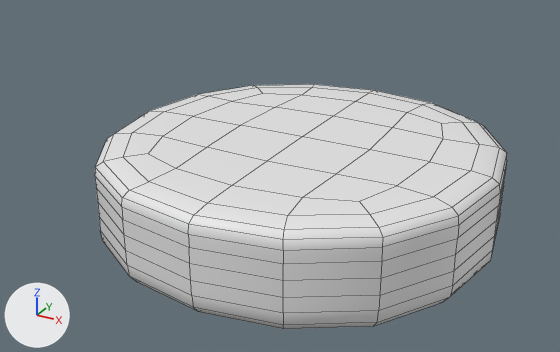
The Blender file 23-custom-models-with-blender/hamburger.blend, before and after one commit.
The view is the same before and after, from a 50 mm camera at (7.52, -14.73, 8.86) aimed at (-0.27, -0.57, 1.78). The lights are fixed; the arrows at lower left show +X, +Y and +Z. Mesh edges are drawn as thin lines.
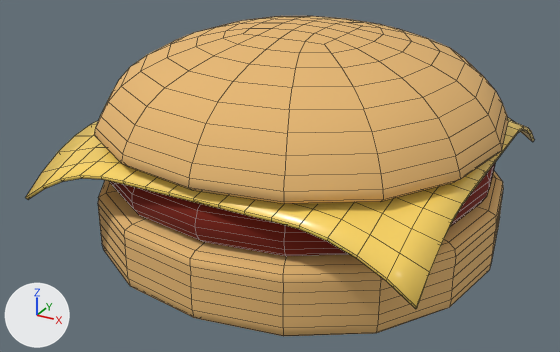
Patch to the scene script:
```diff
--- a/23-custom-models-with-blender/hamburger.blend.py
+++ b/23-custom-models-with-blender/hamburger.blend.py
@@ mat_bunmaterial @@
+mat_bunmaterial = principled_material('bunMaterial')
+mat_bunmaterial.base_color = (0.806, 0.485, 0.175)  # orange #e8b974
+mat_bunmaterial.roughness = 1.0
@@ mat_material_001 @@
+mat_material_001 = principled_material('Material.001')
+mat_material_001.base_color = (1.0, 0.688, 0.127)  # yellow #ffd864
+mat_material_001.roughness = 0.26
@@ mat_meatmaterial @@
+mat_meatmaterial = principled_material('meatMaterial')
+mat_meatmaterial.base_color = (0.186, 0.00955, 0.00177)  # dark red #771906
+mat_meatmaterial.roughness = 1.0
@@ me_cube_001 @@
 me_cube_001.from_pydata(...)  # 16 vertices, 14 faces; spans x -4.94..4.94, y -4.94..4.94, z 0.04..2.6
 # used by ob_cube; location = (0.0, 0.0, 0.0)
+# me_cube_001 part 1: all 12 vertices in x -4.94..4.94, y -4.94..4.94, z 0.7..2.6 are scaled about their middle by (1, 1, 0.753), then moved by (0.0, 0.0, -0.54)
+me_cube_001.materials.append(mat_bunmaterial)  # orange #e8b974
@@ me_cube_003 @@
+me_cube_003.from_pydata(...)  # 16 vertices, 14 faces; spans x -4.94..4.94, y -4.94..4.94, z -0.33..2.01
+me_cube_003.polygons.foreach_set('use_smooth', [True] * 14)
+me_cube_003.materials.append(mat_bunmaterial)  # orange #e8b974
@@ me_plane @@
+me_plane.from_pydata(...)  # 289 vertices, 256 faces; spans x -4.67..4.67, y -4.67..4.67, z -1.27..0.0
+me_plane.polygons.foreach_set('use_smooth', [True] * 256)
+me_plane.materials.append(mat_material_001)  # yellow #ffd864
@@ me_cube_002 @@
+me_cube_002.from_pydata(...)  # 16 vertices, 14 faces; spans x -4.73..4.73, y -4.73..4.73, z 0.32..1.48
+me_cube_002.polygons.foreach_set('use_smooth', [True] * 14)
+me_cube_002.materials.append(mat_meatmaterial)  # dark red #771906
@@ ob_cube_002 @@
+ob_cube_002 = bpy.data.objects.new('Cube.002', me_cube_003)
+ob_cube_002.location = (0.0, 0.0, 4.89)
+ob_cube_002.rotation_euler = (3.141, 0.0, 0.0)  # degrees (180, 0, 0)
+_m = ob_cube_002.modifiers.new('Subdivision', 'SUBSURF')
+_m.levels = 4
@@ ob_plane @@
+ob_plane = bpy.data.objects.new('Plane', me_plane)
+ob_plane.location = (0.0, 0.0, 3.04)
+ob_plane.scale = (0.925, 0.925, 0.925)
+_m = ob_plane.modifiers.new('Solidify', 'SOLIDIFY')
+_m.thickness = 0.08
@@ ob_cube_001 @@
+ob_cube_001 = bpy.data.objects.new('Cube.001', me_cube_002)
+ob_cube_001.location = (0.0, 0.0, 1.26)
+_m = ob_cube_001.modifiers.new('Subdivision', 'SUBSURF')
+_m.levels = 4
```

Boxes [x1, y1, x2, y2] around the edits, measured in the pictures (560 x 352 px):
'Cube', recoloured, reshaped (grey to orange)
    before: [95, 84, 507, 329]
    after: [98, 171, 503, 336]
'Cube.002', added
    after: [94, 16, 508, 204]
'Plane', added (yellow)
    after: [26, 117, 534, 309]
'Cube.001', added (red)
    after: [109, 162, 496, 256]
